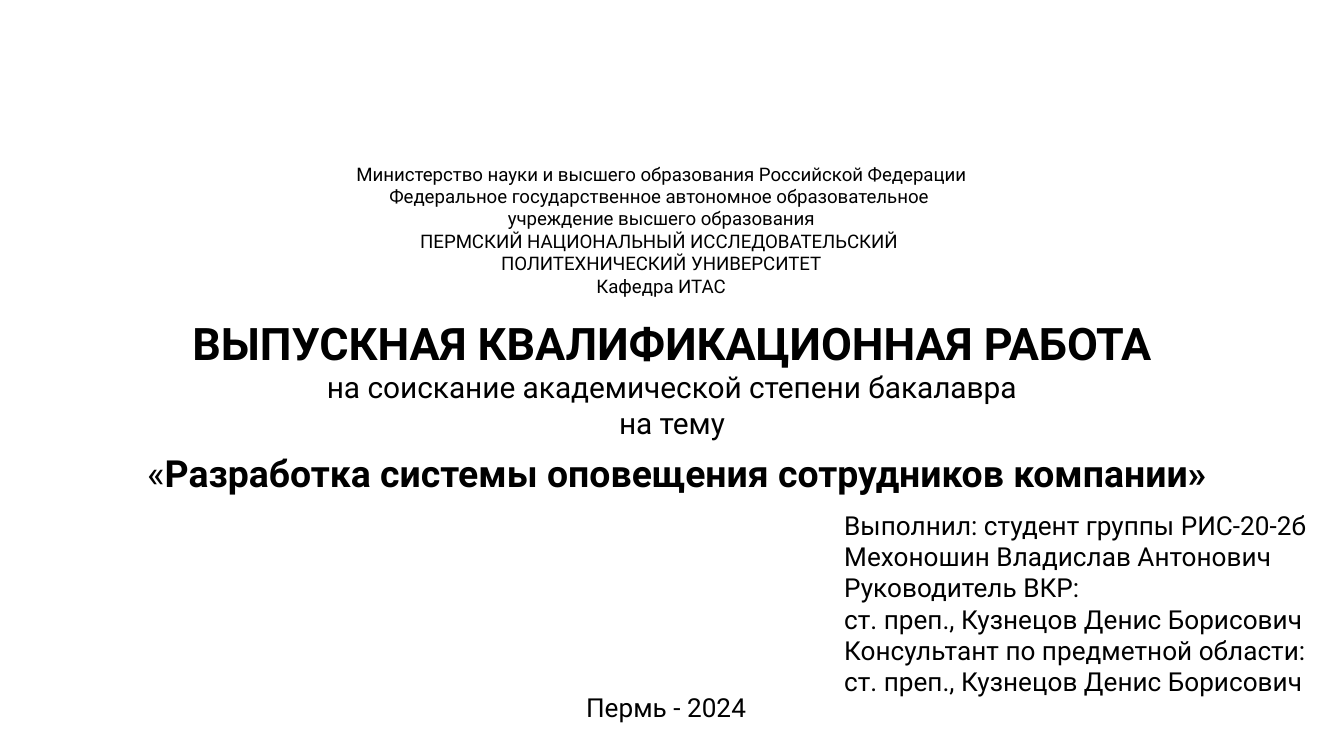
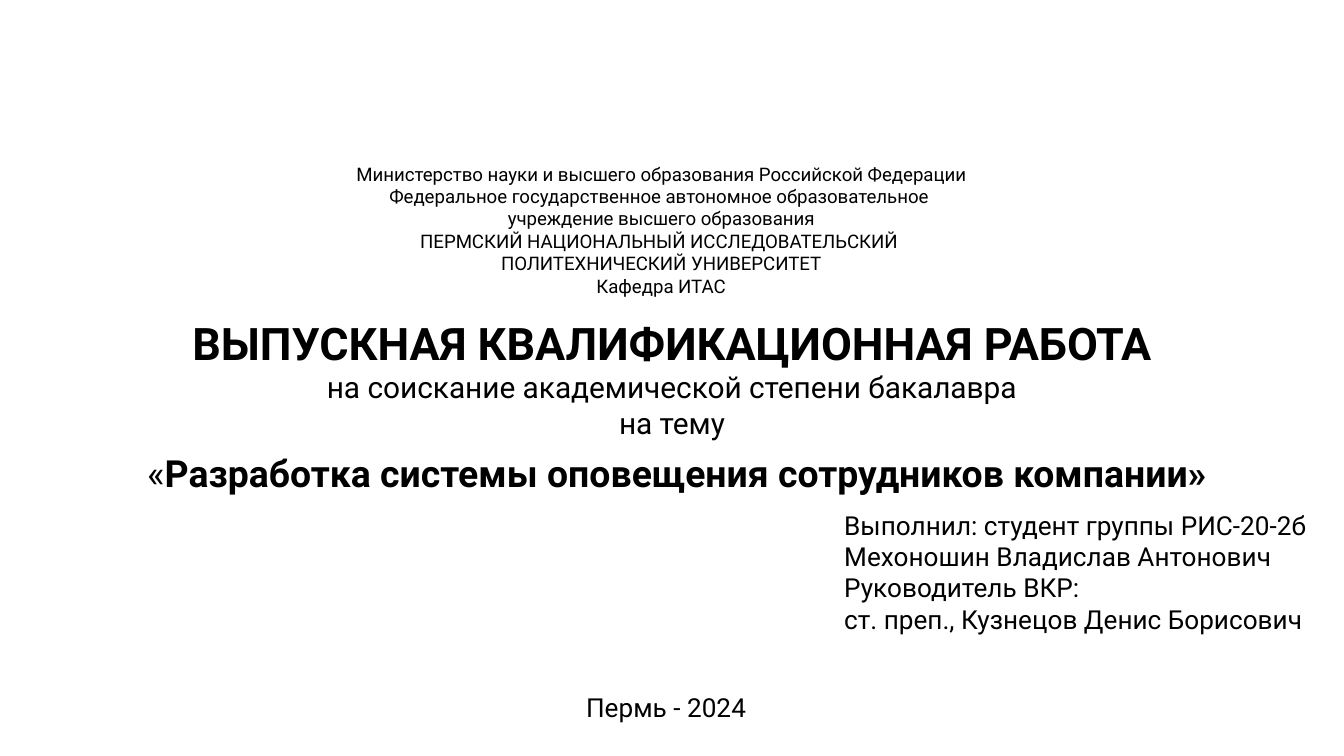
Before and after one commit to VladMexon/DiplomaProject, a slide deck: slide 1 of РИС-20-2б-Мехоношин-ВА-ПП.pptx. Drawn at 1344x756 pixels with LibreOffice and Linux fonts; fonts in the diff are those of the drawing; background and template pictures are left out. Boxes give left, top, right and bottom in pixels: in the first picture for what was removed or moved away, otherwise in the second. Text is boxed around its words. In the diff, an @@ line names an element or a change of style, - is before the commit and + after.

```diff
--- a/РИС-20-2б-Мехоношин-ВА-ПП.pptx
+++ b/РИС-20-2б-Мехоношин-ВА-ПП.pptx
@@ subtitle at (844, 640, 1305, 697): paragraphs removed @@
-Консультант по предметной области:
-ст. преп., Кузнецов Денис Борисович
```
Also in this commit, not shown: 13 other slides changed, 5 slides added, 10 other files.
